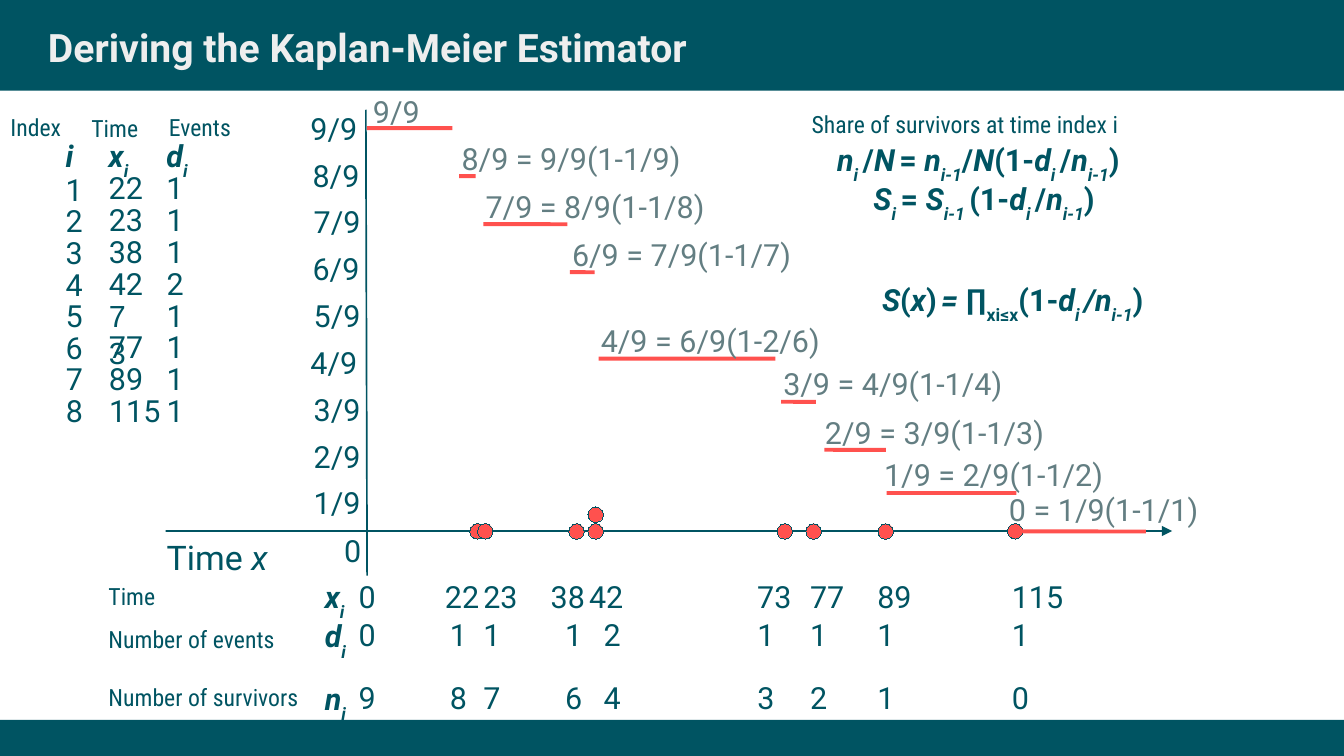
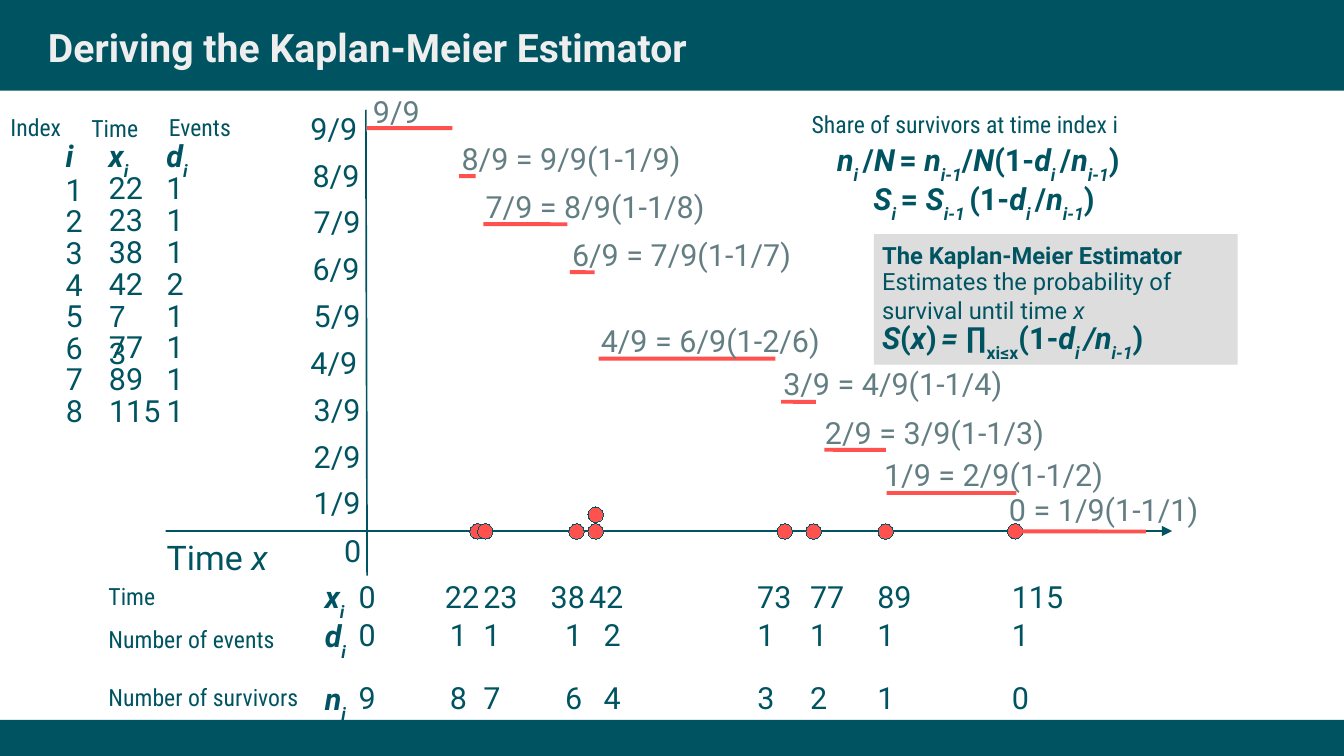
Before and after one commit to jschoeley/survival_analysis-ur-ss22, a slide deck: slide 18 of 06-the_kaplan_meier_estimator/doc/06-the_kaplan_meier_estimator.odp. Drawn at 1344x756 pixels with LibreOffice and Linux fonts; fonts in the diff are those of the drawing. Boxes give left, top, right and bottom in pixels: in the first picture for what was removed or moved away, otherwise in the second. Text is boxed around its words. In the diff, an @@ line names an element or a change of style, - is before the commit and + after.

```diff
--- a/06-the_kaplan_meier_estimator/doc/06-the_kaplan_meier_estimator.odp
+++ b/06-the_kaplan_meier_estimator/doc/06-the_kaplan_meier_estimator.odp
@@ rectangle added at [873,234,1237,365], fill #DDDDDD @@
@@ text added at [882,246,1182,269], 14 pt, text #005462, bold @@
+The Kaplan-Meier Estimator
@@ text added at [882,272,1171,320], 14 pt, text #005462 @@
+Estimates the probability of
+survival until time x
@@ text "S(x) = ∏xi≤x(1-di /ni-1)": place and size @@
-text "S(x) = ∏xi≤x(1-di /ni-1)" at [882,287,1133,321]
+text "S(x) = ∏xi≤x(1-di /ni-1)" at [882,325,1133,359]
```
Also in this commit, not shown: 14 other slides changed, 5 other files.
